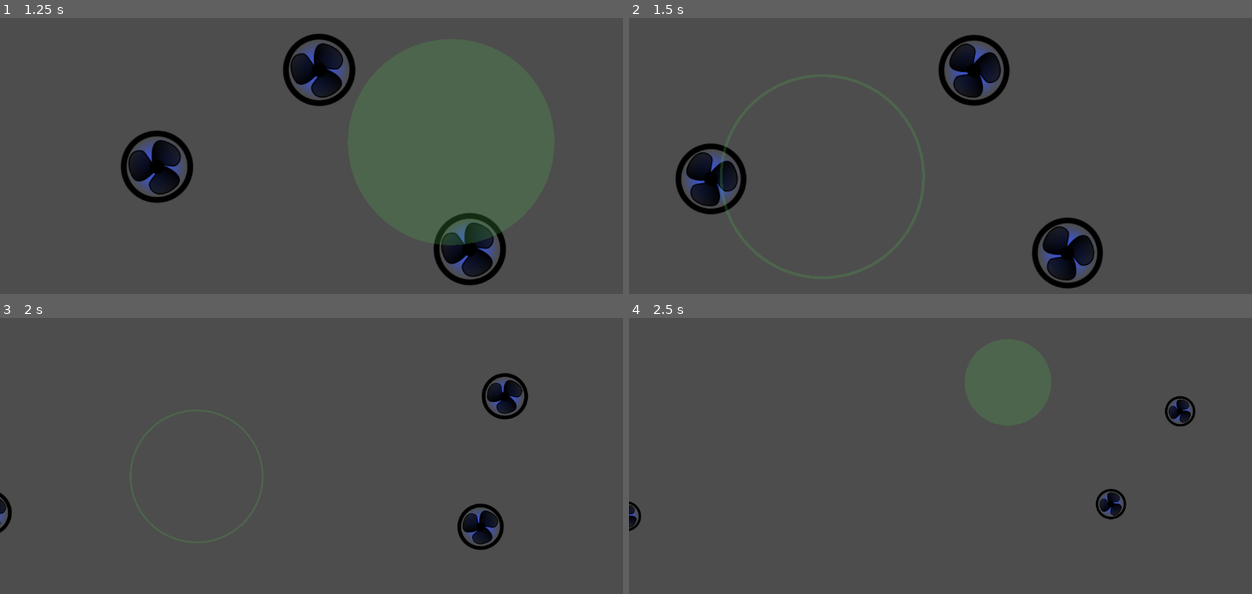
Above: before the commit, frames 1-4 (two rows, left to right).
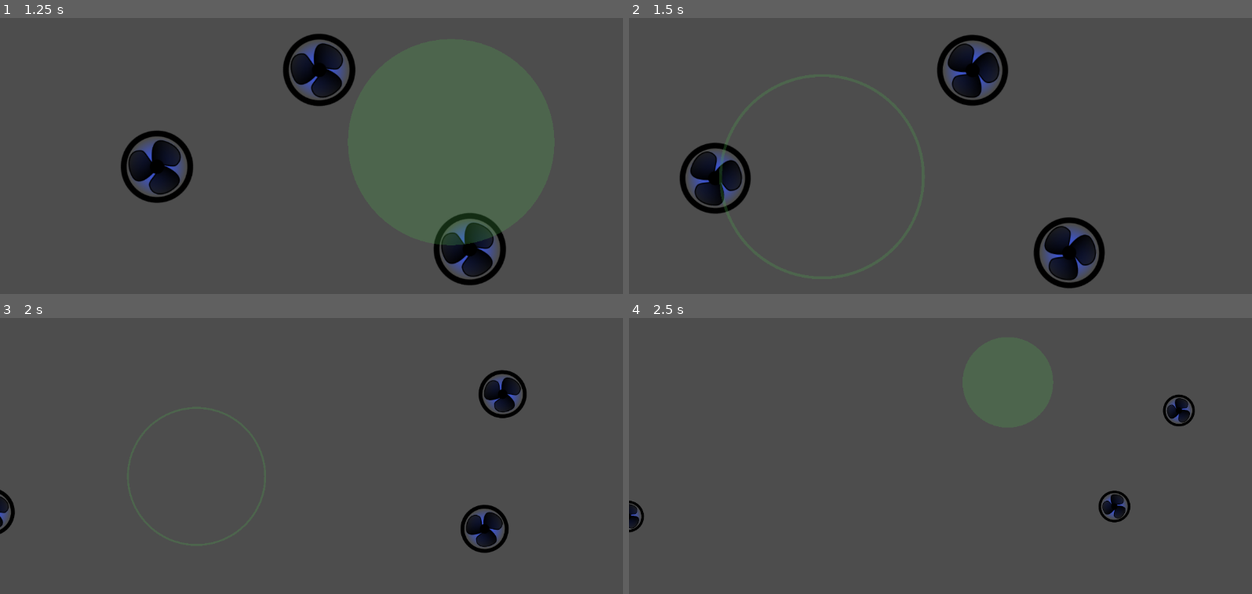
Above: after the commit, the same moments.

Repository: mgiuca/patient-zero
Game: Godot game, scene res://scenes/level.tscn
The game is run twice, just before and just after one commit, with the same random seed, the same clock (stepped at 60 frames per second) and the same inputs.
Inputs (mouse positions are in pixels of both pictures, inside the frame that each line leads up to):
- Up to frame 1 (1.25 s): move the mouse to (448, 142) at 0.52 s; press the mouse at (448, 142) at 0.53 s
- Up to frame 2 (1.5 s): move the mouse to (815, 178) at 1.27 s; release the mouse at (815, 178) at 1.28 s; click (815, 178) at 1.35 s
- Up to frame 3 (2 s): no input
- Up to frame 4 (2.5 s): move the mouse to (1002, 381) at 2.02 s; press the mouse at (1002, 381) at 2.03 s

Frame 1 is identical in both runs. In frame 2, 2.2% of the frame differs, in the area x 7-77%, y 6-99%; in frame 3, 1.4%; in frame 4, 0.7%.

Commit message:
Cursor: Fix mouse force being decreased when zoomed out.

Diff:
--- a/scenes/cursor.gd
+++ b/scenes/cursor.gd
@@ -23,9 +23,11 @@
 
 func _input(event):
   if event is InputEventMouseMotion and active:
-    # TODO: This is in screen space, not global coordinates. (Which means
-    # when the camera is zoomed out, the force is much lower.)
     var velocity : Vector2 = event.velocity
+    # This is in screen space, not global coordinates. (Which means when the
+    # camera is zoomed out, the force is much lower.)
+    # Bit of a hack, but fix it by dividing by camera zoom.
+    velocity = velocity / get_viewport().get_camera_2d().zoom.x
     gravity_direction = velocity
 
 func _process(delta):
